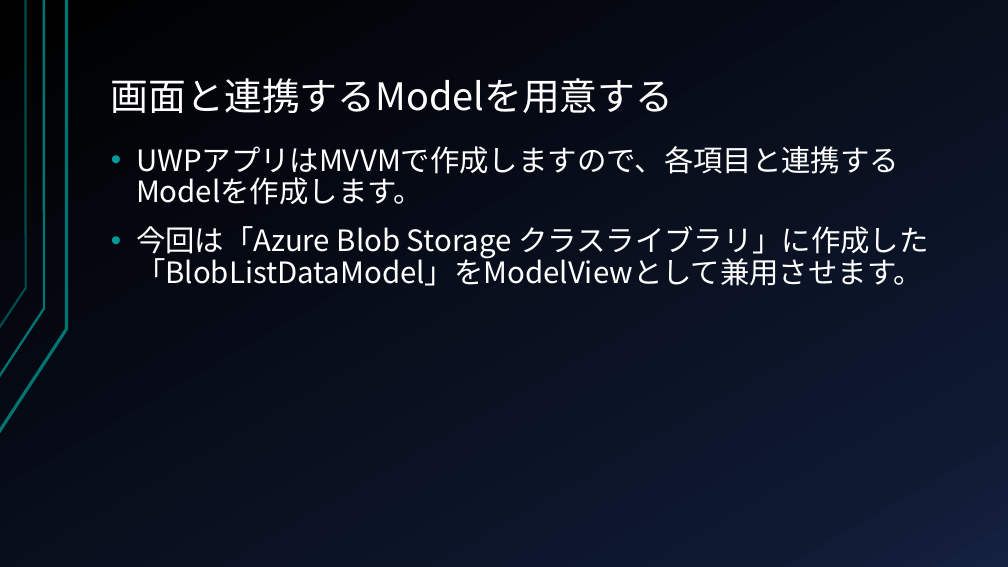
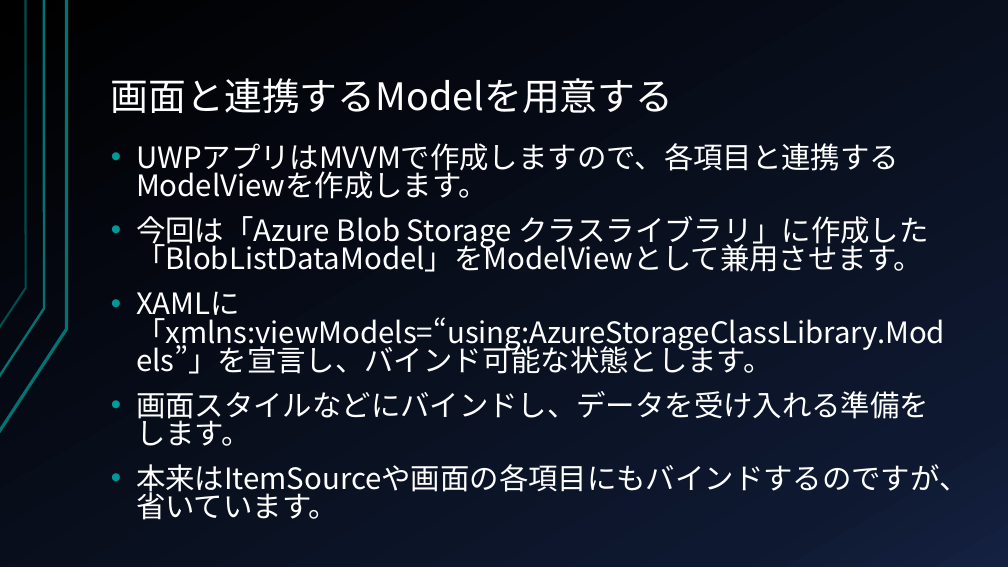
Before and after one commit to CryEarth/StorageUWPApps, a slide deck: slide 25 of チュートリアルなど.pptx. Drawn at 1008x567 pixels with LibreOffice and Linux fonts; fonts in the diff are those of the drawing. Boxes give left, top, right and bottom in pixels: in the first picture for what was removed or moved away, otherwise in the second. Text is boxed around its words. In the diff, an @@ line names an element or a change of style, - is before the commit and + after.

```diff
--- a/チュートリアルなど.pptx
+++ b/チュートリアルなど.pptx
@@ text at (136, 143, 899, 199): text changed @@
-• UWPアプリはMVVMで作成しますので、各項目と連携するModelを作成します。
+• UWPアプリはMVVMで作成しますので、各項目と連携するModelViewを作成します。
@@ text at (136, 216, 929, 272): line spacing 0.9 to 0.8 @@
@@ text at (136, 291, 968, 520): paragraphs added @@
+• XAMLに「xmlns:viewModels=“using:AzureStorageClassLibrary.Models”」を宣言し、バインド可能な状態とします。
+• 画面スタイルなどにバインドし、データを受け入れる準備をします。
+• 本来はItemSourceや画面の各項目にもバインドするのですが、省いています。
```
Also in this commit, not shown: 8 other slides changed, 4 other files.
